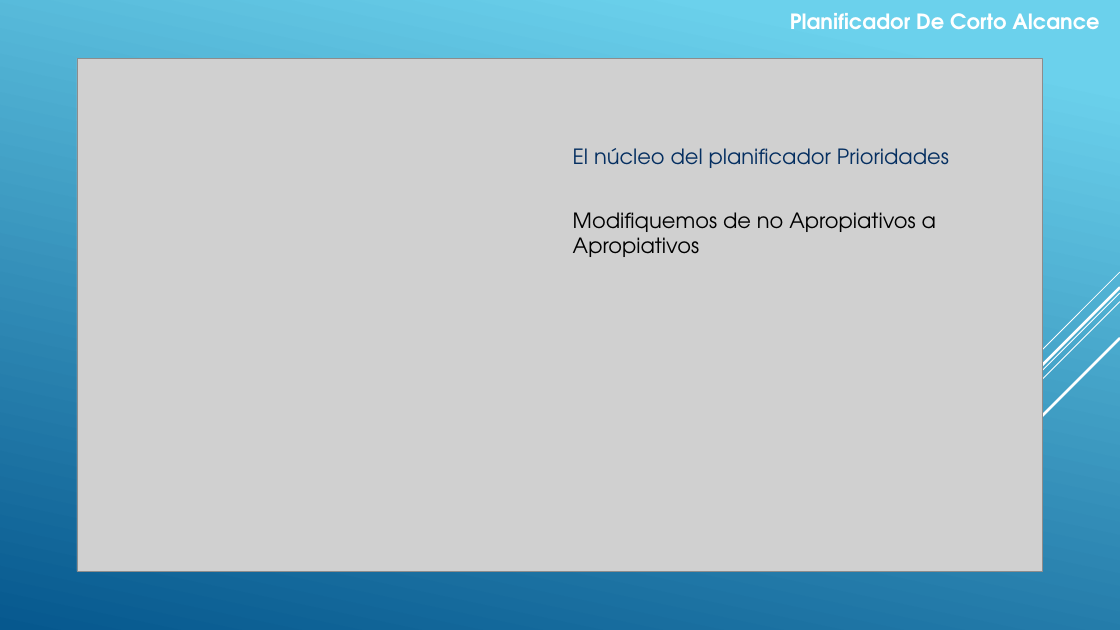
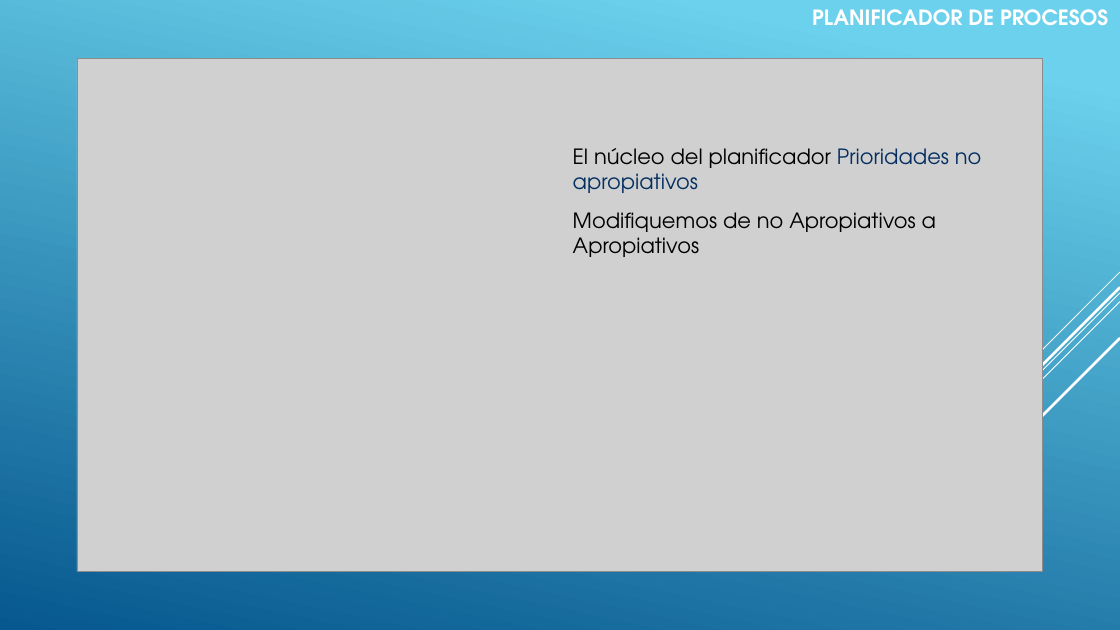
Before and after one commit to Victor-UNLa/SO.01.PlanificadorCortoAlcance, a slide deck: slide 12 of Documento/SO.01.PlanificadorCortoAlcance.pptx. Drawn at 1120x630 pixels with LibreOffice and Linux fonts; fonts in the diff are those of the drawing; grey boxes stand for pictures. Boxes give left, top, right and bottom in pixels: in the first picture for what was removed or moved away, otherwise in the second. Text is boxed around its words. In the diff, an @@ line names an element or a change of style, - is before the commit and + after.

Commit message:
Se Agrega admTablaProcesos y se Mejora Test
Nueva Clase admTablaProcesos
los test mostrar planificadores mejorados y mostrar Resultados Nuevo¡¡¡

```diff
--- a/Documento/SO.01.PlanificadorCortoAlcance.pptx
+++ b/Documento/SO.01.PlanificadorCortoAlcance.pptx
@@ text at [812, 9, 1108, 25]: text changed @@
-Planificador De Corto Alcance
+PLANIFICADOR DE PROCESOS
@@ text at [573, 148, 982, 193]: text changed @@
-El núcleo del planificador Prioridades
+El núcleo del planificador Prioridades no apropiativos
```
Also in this commit, not shown: 17 other slides changed, 2 slides added, 11 other files.
